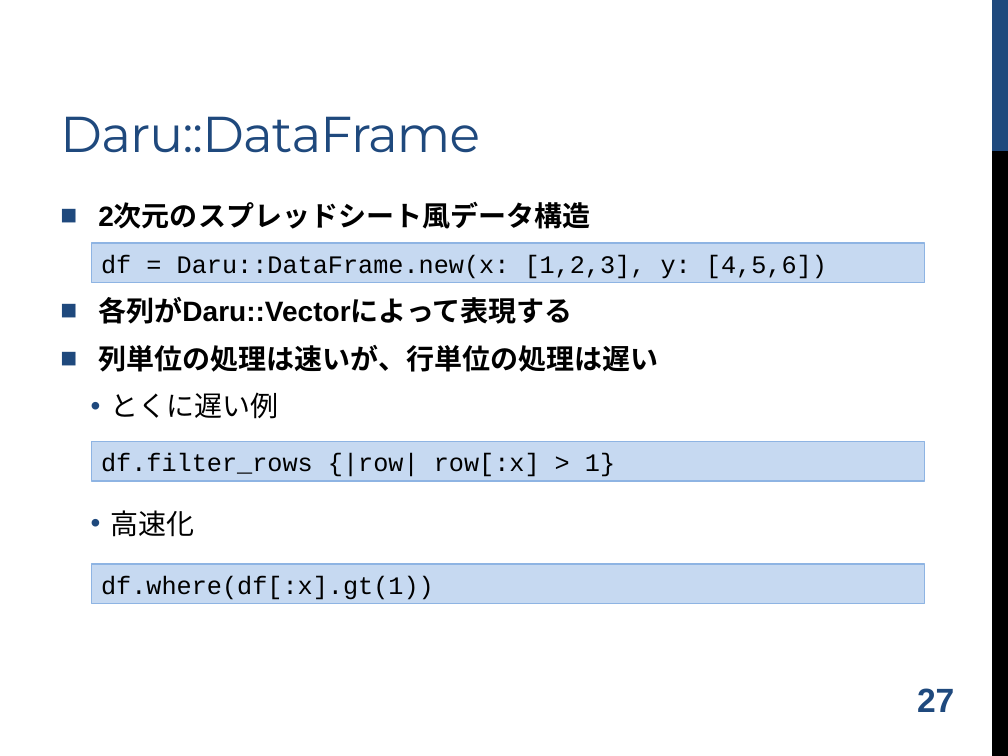
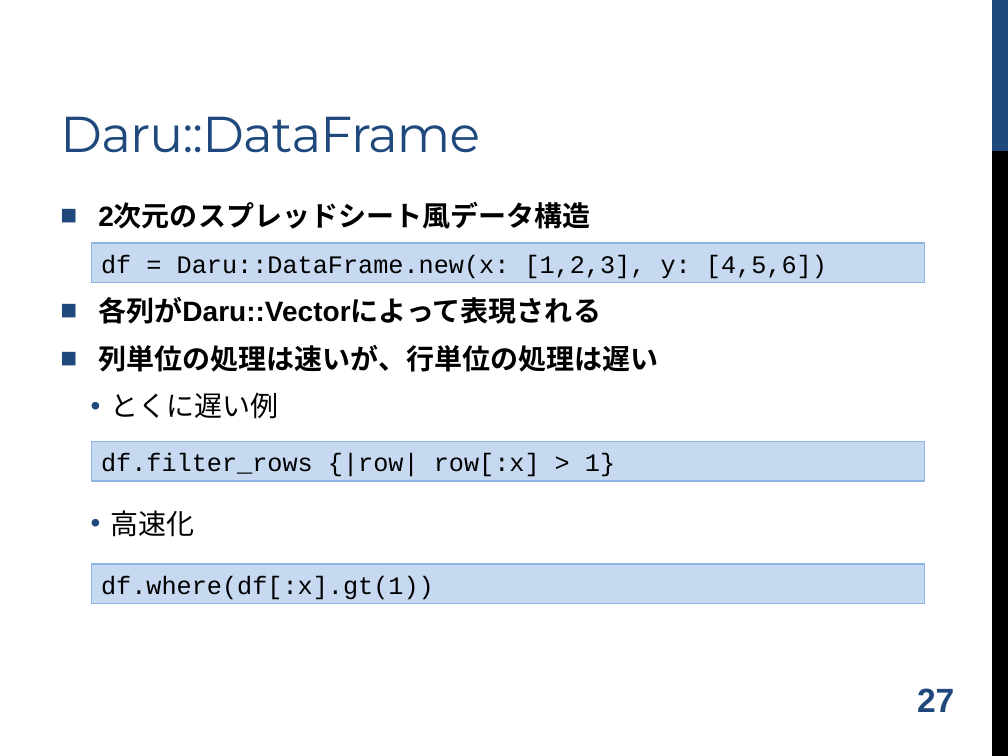
Before and after one commit to shugo/DCW2016, a slide deck: slide 28 of ruby_data_analysis.pptx. Drawn at 1008x756 pixels with LibreOffice and Linux fonts; fonts in the diff are those of the drawing; background and template pictures are left out. Boxes give left, top, right and bottom in pixels: in the first picture for what was removed or moved away, otherwise in the second. Text is boxed around its words. In the diff, an @@ line names an element or a change of style, - is before the commit and + after.

```diff
--- a/ruby_data_analysis.pptx
+++ b/ruby_data_analysis.pptx
@@ text at (x1=98, y1=297, x2=601, y2=324): text changed @@
-■ 各列がDaru::Vectorによって表現する
+■ 各列がDaru::Vectorによって表現される
```
Also in this commit, not shown: 6 other slides changed, 2 other files.
